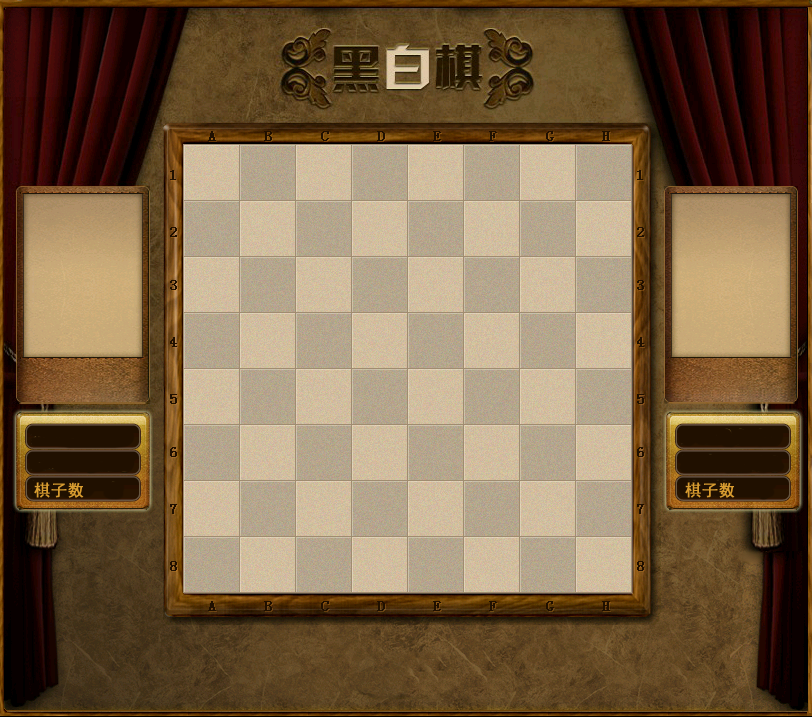
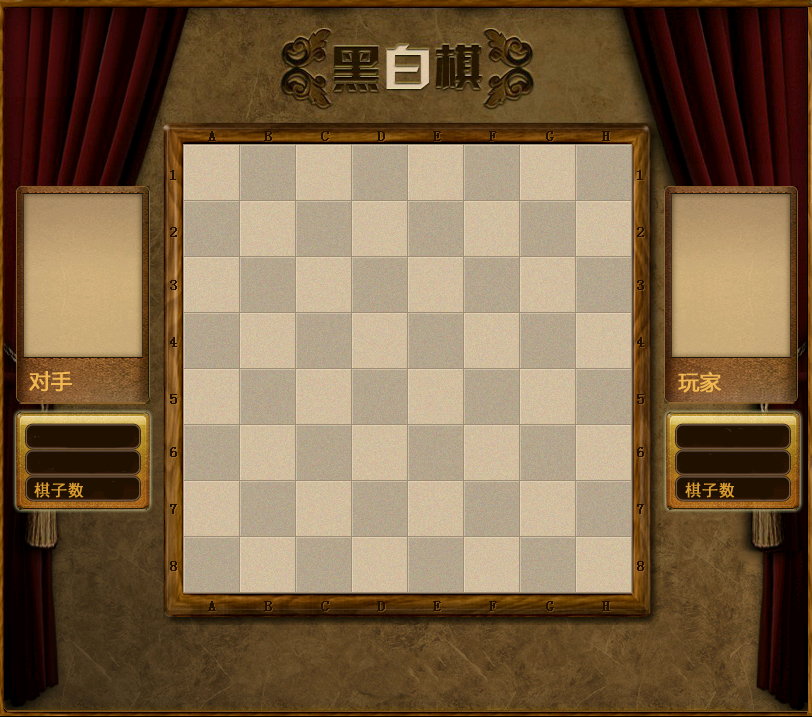
Layers edited between the first and the second 812×717 image:
added layer "玩家" above "图层 3" over box(678, 372, 722, 393)
added layer "对手" above "棋子数" over box(29, 371, 72, 392)
